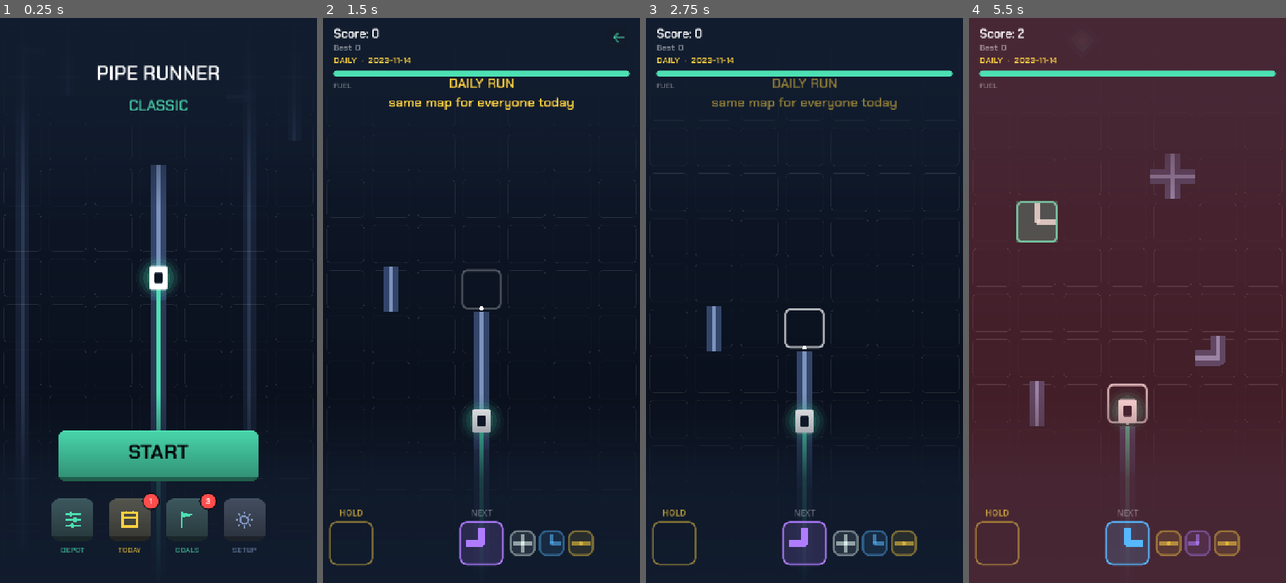
Above: before the commit, frames 1-4 (left to right).
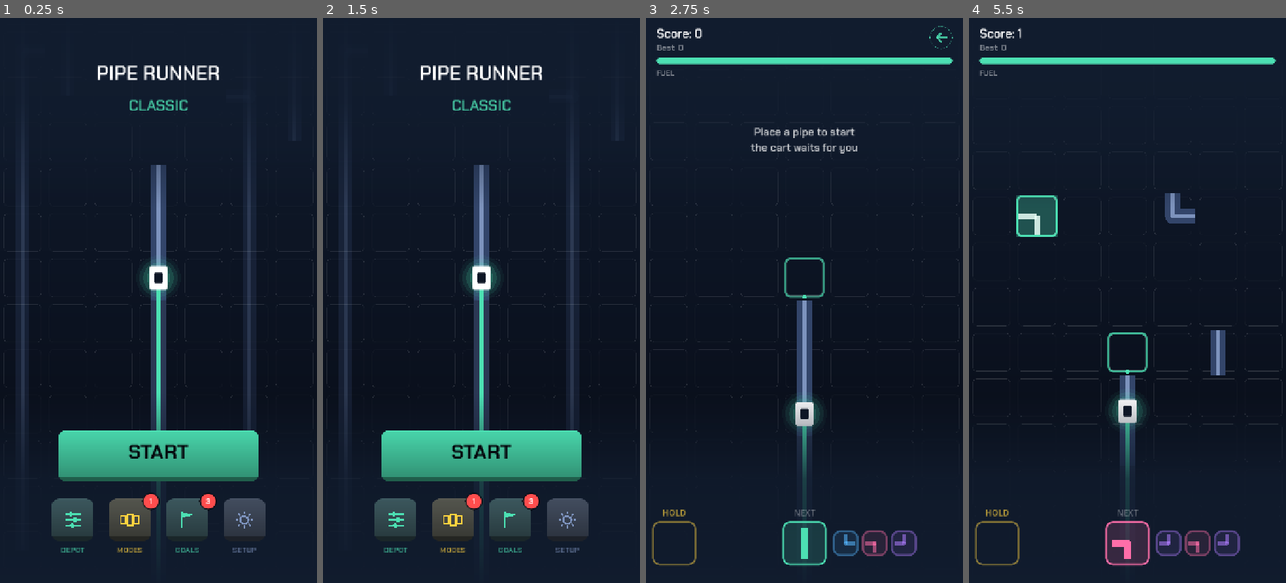
Above: after the commit, the same moments.

Repository: aznoran/piperunner
Game: Godot game, scene res://scenes/Main.tscn
The game is run twice, just before and just after one commit, with the same random seed, the same clock (stepped at 60 frames per second) and the same inputs.
Inputs (mouse positions are in pixels of both pictures, inside the frame that each line leads up to):
- Up to frame 1 (0.25 s): no input
- Up to frame 2 (1.5 s): click "1" at 0.5 s; click (411, 289) at 1.27 s
- Up to frame 3 (2.75 s): click (804, 458) at 2 s, where only the run after the commit has a clickable "START"
- Up to frame 4 (5.5 s): move the mouse to (1197, 272) at 2.77 s; click (1197, 272) at 2.92 s; drag from (1064, 328) to (1111, 413) at 3.52 s; move the mouse to (1159, 176) at 4.27 s; click (1159, 176) at 4.42 s; drag from (1111, 413) to (1032, 215) at 5.02 s

The runs differ from the first frame. In frame 1, 0.2% of the frame differs, in the area x 36-46%, y 87-95%; in frame 2, 18%; in frame 3, 6.3%; in frame 4, 99%, in the area x 0-100%, y 0-100%.

Commit message:
Replace the daily tab with a mode picker
TODAY was a tab that started a run, sitting beside four tabs that open
things. Now the bar has MODES, which darkens the screen and shows a carousel:
one card per mode, each with its own record, and picking one drops straight
back to the menu with that mode selected. The run key launches whatever is
chosen, and the name under the title says which — so there is one obvious way
to start a run rather than one per mode.

The picker hides the title and the bar rather than glowing through the shade:
it is its own screen, not an overlay.

Choosing today's map lays its board out immediately, since the menu shows the
board the next run will be played on. That also means switching modes no
longer swaps the world at the moment of the press.

Co-Authored-By: Claude Opus 5 (1M context) <noreply@anthropic.com>
Claude-Session: https://claude.ai/code/session_01CFYbRtdtb1UhkaJakFte7B

Diff:
--- a/scenes/MainMenu.tscn
+++ b/scenes/MainMenu.tscn
@@ -173,17 +173,17 @@
 text = "DEPOT"
 horizontal_alignment = 1
 
-[node name="TodayTab" type="VBoxContainer" parent="Bar/Tabs"]
+[node name="ModesTab" type="VBoxContainer" parent="Bar/Tabs"]
 layout_mode = 2
 size_flags_vertical = 4
 theme_override_constants/separation = 9
 
-[node name="DailyButton" type="Button" parent="Bar/Tabs/TodayTab"]
+[node name="ModesButton" type="Button" parent="Bar/Tabs/ModesTab"]
 unique_name_in_owner = true
 custom_minimum_size = Vector2(96, 96)
 layout_mode = 2
 
-[node name="Icon" type="Control" parent="Bar/Tabs/TodayTab/DailyButton"]
+[node name="Icon" type="Control" parent="Bar/Tabs/ModesTab/ModesButton"]
 layout_mode = 1
 anchors_preset = 15
 anchor_right = 1.0
@@ -196,9 +196,9 @@
 grow_vertical = 2
 mouse_filter = 2
 script = ExtResource("2_icon")
-kind = 1
-
-[node name="Badge" type="Label" parent="Bar/Tabs/TodayTab/DailyButton"]
+kind = 7
+
+[node name="Badge" type="Label" parent="Bar/Tabs/ModesTab/ModesButton"]
 visible = false
 layout_mode = 1
 anchors_preset = 1
@@ -215,10 +215,10 @@
 horizontal_alignment = 1
 vertical_alignment = 1
 
-[node name="Caption" type="Label" parent="Bar/Tabs/TodayTab"]
-layout_mode = 2
-theme_override_font_sizes/font_size = 17
-text = "TODAY"
+[node name="Caption" type="Label" parent="Bar/Tabs/ModesTab"]
+layout_mode = 2
+theme_override_font_sizes/font_size = 17
+text = "MODES"
 horizontal_alignment = 1
 
 [node name="GoalsTab" type="VBoxContainer" parent="Bar/Tabs"]
@@ -536,3 +536,70 @@
 theme_override_styles/hover = SubResource("Ghost_normal")
 theme_override_styles/pressed = SubResource("Ghost_normal")
 text = "Close"
+
+[node name="ModesPanel" type="Control" parent="."]
+unique_name_in_owner = true
+anchors_preset = 15
+anchor_right = 1.0
+anchor_bottom = 1.0
+grow_horizontal = 2
+grow_vertical = 2
+
+[node name="Shade" type="ColorRect" parent="ModesPanel"]
+layout_mode = 1
+anchors_preset = 15
+anchor_right = 1.0
+anchor_bottom = 1.0
+grow_horizontal = 2
+grow_vertical = 2
+color = Color(0.015686, 0.023529, 0.043137, 0.97)
+
+[node name="Heading" type="Label" parent="ModesPanel"]
+layout_mode = 1
+anchors_preset = 10
+anchor_right = 1.0
+offset_top = 150.0
+offset_bottom = 210.0
+grow_horizontal = 2
+mouse_filter = 2
+theme_override_font_sizes/font_size = 34
+text = "CHOOSE A MODE"
+horizontal_alignment = 1
+
+[node name="Carousel" type="ScrollContainer" parent="ModesPanel"]
+layout_mode = 1
+anchors_preset = 15
+anchor_top = 0.5
+anchor_right = 1.0
+anchor_bottom = 0.5
+offset_top = -180.0
+offset_bottom = 180.0
+grow_horizontal = 2
+grow_vertical = 2
+horizontal_scroll_mode = 3
+vertical_scroll_mode = 0
+
+[node name="Cards" type="HBoxContainer" parent="ModesPanel/Carousel"]
+unique_name_in_owner = true
+layout_mode = 2
+size_flags_horizontal = 3
+size_flags_vertical = 4
+alignment = 1
+theme_override_constants/separation = 22
+
+[node name="CloseModes" type="Button" parent="ModesPanel"]
+unique_name_in_owner = true
+layout_mode = 1
+anchors_preset = 7
+anchor_left = 0.5
+anchor_top = 1.0
+anchor_right = 0.5
+anchor_bottom = 1.0
+offset_left = -110.0
+offset_top = -170.0
+offset_right = 110.0
+offset_bottom = -100.0
+grow_horizontal = 2
+grow_vertical = 0
+theme_override_font_sizes/font_size = 19
+text = "Back"
--- a/scripts/main.gd
+++ b/scripts/main.gd
@@ -71,6 +71,8 @@
 var started: bool = false
 ## True while playing today's fixed-seed challenge (spec section 11, P1).
 var daily_mode: bool = false
+## The mode the run key will launch, picked in the modes carousel.
+var selected_daily: bool = false
 
 var _cell_size: float = 100.0
 var _camera_frozen: bool = false
@@ -110,8 +112,8 @@
 	_menu.cart_chosen.connect(func(variant: int) -> void:
 		_cart.variant = variant
 		_cart.queue_redraw())
-	_menu.start_pressed.connect(start_run.bind(false))
-	_menu.daily_pressed.connect(start_run.bind(true))
+	_menu.start_pressed.connect(func() -> void: start_run(selected_daily))
+	_menu.mode_chosen.connect(_select_mode)
 	_overlay.retry_pressed.connect(func() -> void: start_run(daily_mode))
 	_overlay.menu_pressed.connect(_curtain_to_menu)
 	GameState.best_changed.connect(_hud.set_best)
@@ -193,6 +195,18 @@
 	tween.tween_callback(func() -> void: _show_menu())
 	tween.tween_property(_curtain, "color:a", 0.0, CURTAIN_IN) \
 		.set_trans(Tween.TRANS_SINE)
+
+
+## A mode is chosen in the menu and launched by the run key, rather than each
+## mode carrying its own button — that keeps one obvious way to start.
+func _select_mode(daily: bool) -> void:
+	selected_daily = daily
+	_menu.set_mode_name("TODAY" if daily else "CLASSIC")
+	# A daily is a different map, so lay it out now: the menu is showing the
+	# board the next run will be played on.
+	daily_mode = daily
+	_prepare_board(true)
+	_snap_camera()
 
 
 func _set_camera_anchor(value: float) -> void:
@@ -322,15 +336,12 @@
 	_camera_frozen = false
 	_death_pause = 0.0
 
-	if daily:
-		# A daily is a different map, so it has to be laid out now; the banner
-		# covers the swap.
-		_prepare_board(true)
-	else:
-		_reset_cart()
-		# The board came from the menu, so the queue was built before this
-		# run's balance sheet existed; a preview upgrade has to be applied now.
-		_queue.resize(balance.queue_preview)
+	# The board on screen is already the one for this mode; just put the cart
+	# back on it.
+	_reset_cart()
+	# The board came from the menu, so the queue was built before this run's
+	# balance sheet existed; a preview upgrade has to be applied now.
+	_queue.resize(balance.queue_preview)
 	_queue_bar.visible = true
 	_hud.visible = true
 	_queue_bar.set_contents(_queue.upcoming, _queue.held)
--- a/scripts/main_menu.gd
+++ b/scripts/main_menu.gd
@@ -9,8 +9,9 @@
 signal location_chosen(skin: LocationSkin)
 ## Emitted when the player picks a different cart look.
 signal cart_chosen(variant: int)
-## Today's fixed-seed challenge (spec section 11, P1).
-signal daily_pressed
+## Emitted when a mode is picked in the carousel. True for today's fixed map.
+signal mode_chosen(daily: bool)
+
 
 ## Style for the buy buttons, built once rather than per row.
 const BUY_RADIUS := 20
@@ -29,6 +30,7 @@
 @onready var _settings_panel: Control = %SettingsPanel
 @onready var _upgrades_panel: Control = %UpgradesPanel
 @onready var _quests_panel: Control = %QuestsPanel
+@onready var _modes_panel: Control = %ModesPanel
 @onready var _quest_rows: VBoxContainer = %QuestRows
 @onready var _shop_rows: VBoxContainer = %ShopRows
 @onready var _wallet: Label = %Wallet
@@ -44,10 +46,11 @@
 
 func _ready() -> void:
 	%StartButton.pressed.connect(func() -> void: start_pressed.emit())
-	%DailyButton.pressed.connect(func() -> void: daily_pressed.emit())
 	%UpgradesButton.pressed.connect(_toggle.bind(_upgrades_panel))
 	%SettingsButton.pressed.connect(_toggle.bind(_settings_panel))
 	%QuestsButton.pressed.connect(_toggle.bind(_quests_panel))
+	%ModesButton.pressed.connect(_open_modes)
+	%CloseModes.pressed.connect(_close_panels)
 	%CloseQuests.pressed.connect(_close_panels)
 	%HowToButton.pressed.connect(_toggle.bind(_how_panel))
 	%LocationButton.pressed.connect(_cycle_location)
@@ -134,12 +137,15 @@
 
 	_paint_key(%StartButton, skin, skin.accent, true)
 	_paint_key(%UpgradesButton, skin, skin.accent, false)
-	_paint_key(%DailyButton, skin, skin.warn, false)
+	_paint_key(%ModesButton, skin, skin.warn, false)
 	_paint_key(%QuestsButton, skin, skin.accent, false)
 	_paint_key(%SettingsButton, skin, skin.pipe_core, false)
 	%ModeLabel.add_theme_color_override("font_color", Color(skin.accent, 0.85))
+	(_modes_panel.get_node("Heading") as Label).add_theme_color_override(
+		"font_color", skin.accent)
 
 	for path in ["%CloseHow", "%CloseSettings", "%CloseUpgrades", "%CloseQuests",
+			"%CloseModes",
 			"%HowToButton", "%LocationButton", "%CartButton", "%DebugUnlockButton"]:
 		var button: Button = get_node_or_null(path)
 		if button != null:
@@ -241,14 +247,24 @@
 
 
 func _close_panels() -> void:
+	_set_menu_chrome(true)
 	_how_panel.visible = false
 	_settings_panel.visible = false
 	_upgrades_panel.visible = false
 	_quests_panel.visible = false
+	_modes_panel.visible = false
+
+
+## Title, mode name and the bar — everything the mode picker replaces.
+func _set_menu_chrome(shown: bool) -> void:
+	for path in ["Title", "ModeLabel", "Bar"]:
+		var node: CanvasItem = get_node_or_null(path)
+		if node != null:
+			node.visible = shown
 
 
 func _refresh() -> void:
-	_set_badge(%DailyButton, 1 if GameState.daily_result() <= 0 else 0)
+	_set_badge(%ModesButton, 1 if GameState.daily_result() <= 0 else 0)
 	%LocationButton.text = "Location: %s" % Skins.current().display_name
 	var carts := Skins.current().cart_variant_count()
 	%CartButton.text = ("Cart: %d of %d" % [GameState.cart_variant % carts + 1, carts]
@@ -352,6 +368,103 @@
 	if Upgrades.buy(id, GameState):
 		GameState.vibrate(20)
 	_refresh_shop()
+
+
+# --- modes --------------------------------------------------------------
+
+## Darkens the screen and shows the mode cards. Picking one drops straight
+## back to the menu with that mode selected, so the choice is one gesture in
+## and one gesture out.
+## The name shown under the title, so the menu always says what the run key
+## will launch.
+func set_mode_name(mode: String) -> void:
+	%ModeLabel.text = mode
+
+
+func _open_modes() -> void:
+	_close_panels()
+	_build_modes()
+	_modes_panel.visible = true
+	# The picker is its own screen, not an overlay on the menu: the title and
+	# the bar go away rather than glowing through the shade.
+	_set_menu_chrome(false)
+
+
+func _build_modes() -> void:
+	var cards: HBoxContainer = %Cards
+	for child in cards.get_children():
+		child.queue_free()
+
+	var today: int = GameState.daily_result()
+	_add_mode_card(cards, "CLASSIC", false, Skins.current().accent,
+		"Endless. One life, one board, as far as you can take it.",
+		"FURTHEST", str(GameState.best_distance))
+	_add_mode_card(cards, "TODAY", true, Skins.current().warn,
+		"One map, the same for everyone. New one at midnight.",
+		"YOUR BEST", str(today) if today > 0 else "—")
+
+
+func _add_mode_card(into: HBoxContainer, title: String, daily: bool,
+		tint: Color, blurb: String, stat_name: String, stat: String) -> void:
+	var skin := Skins.current()
+	var card := Button.new()
+	card.custom_minimum_size = Vector2(292, 316)
+	# Otherwise the scroll container stretches them to its full height.
+	card.size_flags_vertical = Control.SIZE_SHRINK_CENTER
+	card.pressed.connect(_pick_mode.bind(daily))
+
+	for state in ["normal", "hover", "pressed"]:
+		var box := StyleBoxFlat.new()
+		box.bg_color = skin.bg_top.lightened(0.14).lerp(tint, 0.1)
+		box.border_color = Color(tint, 0.55)
+		box.set_border_width_all(2)
+		box.set_corner_radius_all(22)
+		box.border_width_bottom = 7
+		card.add_theme_stylebox_override(state, box)
+	into.add_child(card)
+
+	var column := VBoxContainer.new()
+	column.set_anchors_preset(Control.PRESET_FULL_RECT)
+	column.offset_left = 24.0
+	column.offset_right = -24.0
+	column.offset_top = 28.0
+	column.offset_bottom = -28.0
+	column.mouse_filter = Control.MOUSE_FILTER_IGNORE
+	column.add_theme_constant_override("separation", 12)
+	card.add_child(column)
+
+	var heading := Label.new()
+	heading.text = title
+	heading.add_theme_font_size_override("font_size", 30)
+	heading.add_theme_color_override("font_color", tint)
+	column.add_child(heading)
+
+	var text := Label.new()
+	text.text = blurb
+	text.add_theme_font_size_override("font_size", 17)
+	text.modulate.a = 0.66
+	text.autowrap_mode = TextServer.AUTOWRAP_WORD_SMART
+	text.size_flags_vertical = Control.SIZE_EXPAND_FILL
+	column.add_child(text)
+
+	var caption := Label.new()
+	caption.text = stat_name
+	caption.add_theme_font_size_override("font_size", 14)
+	caption.modulate.a = 0.45
+	column.add_child(caption)
+
+	var value := Label.new()
+	value.text = stat
+	value.add_theme_font_size_override("font_size", 36)
+	value.add_theme_color_override("font_color", tint)
+	column.add_child(value)
+
+
+func _pick_mode(daily: bool) -> void:
+	mode_chosen.emit(daily)
+	GameState.vibrate(20)
+	_close_panels()
+	_refresh()
 
 
 # --- daily goals --------------------------------------------------------
--- a/scripts/tab_icon.gd
+++ b/scripts/tab_icon.gd
@@ -3,7 +3,7 @@
 class_name TabIcon
 extends Control
 
-enum Kind { DEPOT, TODAY, PLAY, GOALS, SETUP, PAUSE, BACK }
+enum Kind { DEPOT, TODAY, PLAY, GOALS, SETUP, PAUSE, BACK, MODES }
 
 @export var kind: Kind = Kind.PLAY
 
@@ -33,6 +33,8 @@
 			_draw_pause(unit, centre)
 		Kind.BACK:
 			_draw_back(unit, stroke, centre)
+		Kind.MODES:
+			_draw_modes(unit, stroke, centre)
 
 
 ## Sliders — the shorthand for "adjust your loadout" that a player already
@@ -89,6 +91,16 @@
 			bar, high), color)
 
 
+## Cards in a row: the shape of a mode picker.
+func _draw_modes(unit: float, stroke: float, centre: Vector2) -> void:
+	var card := Vector2(unit * 0.26, unit * 0.56)
+	for offset in [-1.0, 0.0, 1.0]:
+		var height: float = card.y * (0.74 if absf(offset) > 0.5 else 1.0)
+		var origin := Vector2(centre.x + offset * unit * 0.33 - card.x * 0.5,
+			centre.y - height * 0.5)
+		draw_rect(Rect2(origin, Vector2(card.x, height)), color, false, stroke)
+
+
 func _draw_back(unit: float, stroke: float, centre: Vector2) -> void:
 	var reach := unit * 0.26
 	var tip := Vector2(centre.x - reach * 0.7, centre.y)
--- a/tests/input_check.gd
+++ b/tests/input_check.gd
@@ -45,74 +45,90 @@
 			_ok(menu.get_node("%SettingsPanel").visible, "SETTINGS opens settings")
 			_click(menu.get_node("%CloseSettings"))
 		5:
-			_click(menu.get_node("%DailyButton"))
+			_click(menu.get_node("%ModesButton"))
 		6:
-			_ok(main.state == 1, "DAILY starts a run")
-			_ok(main.daily_mode, "...and it is the daily one")
+			_ok(menu.get_node("%ModesPanel").visible, "MODES opens the carousel")
+			# Second card is today's map.
+			var cards: Node = menu.get_node("%Cards")
+			_ok(cards.get_child_count() == 2, "both modes are offered")
+			_click(cards.get_child(1))
+		7:
+			_ok(not menu.get_node("%ModesPanel").visible,
+				"picking a mode drops back to the menu")
+			_ok(main.selected_daily, "and today's map is the one selected")
+			_click(menu.get_node("%StartButton"))
+		8:
+			_ok(main.state == 1, "the run key launches the chosen mode")
+			_ok(main.daily_mode, "...as the daily")
 			_eq(main._board.rng.seed, root.get_node("GameState").daily_seed(),
 				"...seeded from today's date")
 			main._show_menu()
-		7:
+			menu.get_node("%ModesButton").pressed.emit()
+		9:
+			_click(menu.get_node("%Cards").get_child(0))
+		10:
+			_ok(not main.selected_daily, "classic can be chosen back")
+		11:
 			_click(menu.get_node("%StartButton"))
-		8:
+		12:
 			_ok(main.state == 1, "START starts a run")
 			_ok(not main.daily_mode, "...and it is a normal one")
 			# Back out again, then check the menu still takes input — a layer
 			# left over from the run would swallow every tap silently.
 			_click(main._hud.get_node("%BackButton"))
-		9:
+		13:
 			_ok(main.state == 0, "the back key returns to the menu")
-		10:
+		14:
 			_click(menu.get_node("%UpgradesButton"))
-		11:
+		15:
 			_ok(menu.get_node("%UpgradesPanel").visible,
 				"menu buttons still respond after returning from a run")
 			_click(menu.get_node("%CloseUpgrades"))
-		12:
+		16:
 			_click(menu.get_node("%StartButton"))
-		13:
+		17:
 			_ok(main.state == 1, "and a run can be started again")
 			# Play it out: commit a pipe, crash, then leave through the
 			# game-over card — the path a real player takes every run.
 			main._try_place(Vector2i(3, 4))
 			main._die("Derailed")
-		14:
+		18:
 			main._death_pause = 0.0
 			main._overlay.show_game_over("Derailed", 12, 4, false, false)
-		15:
+		19:
 			_click(main._overlay.get_node("%MenuButton"))
-		16:
+		20:
 			_ok(main.state == 0, "the game-over card returns to the menu")
-		17:
+		21:
 			_click(menu.get_node("%SettingsButton"))
-		18:
+		22:
 			_ok(menu.get_node("%SettingsPanel").visible,
 				"the menu still responds after a finished run")
 			_click(menu.get_node("%CloseSettings"))
-		19:
+		23:
 			# Second lap, entirely through real clicks: retry from the card,
 			# crash again, then back to the menu.
 			_click(menu.get_node("%StartButton"))
-		20:
+		24:
 			main._try_place(Vector2i(3, 4))
 			main._die("Derailed")
-		21:
+		25:
 			main._death_pause = 0.0
 			main._overlay.show_game_over("Derailed", 7, 3, false, false)
-		22:
+		26:
 			_click(main._overlay.get_node("%RetryButton"))
-		23:
+		27:
 			_ok(main.state == 1, "retry starts another run")
 			main._try_place(Vector2i(3, 4))
 			main._die("Derailed")
-		24:
+		28:
 			main._death_pause = 0.0
 			main._overlay.show_game_over("Derailed", 9, 3, false, false)
-		25:
+		29:
 			_click(main._overlay.get_node("%MenuButton"))
-		26:
+		30:
 			_click(menu.get_node("%UpgradesButton"))
-		27:
+		31:
 			_ok(menu.get_node("%UpgradesPanel").visible,
 				"the menu still responds after two runs and a retry")
 			print("--- %d checks, %d failed ---" % [checks, failures])
